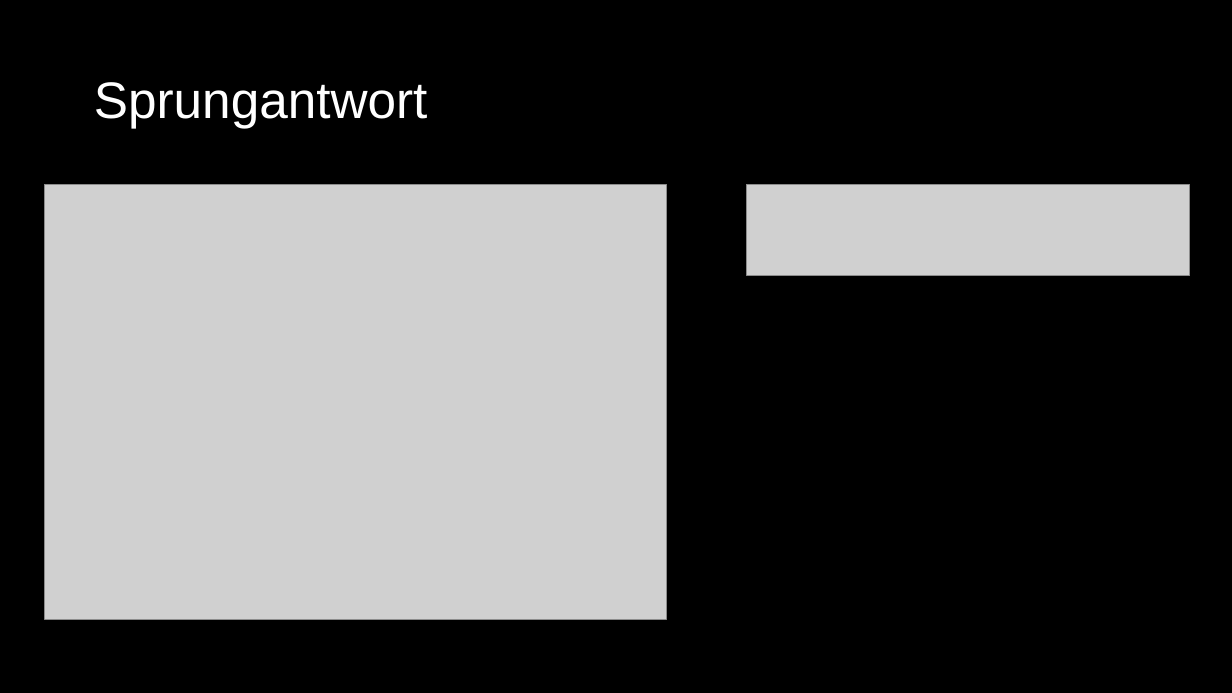
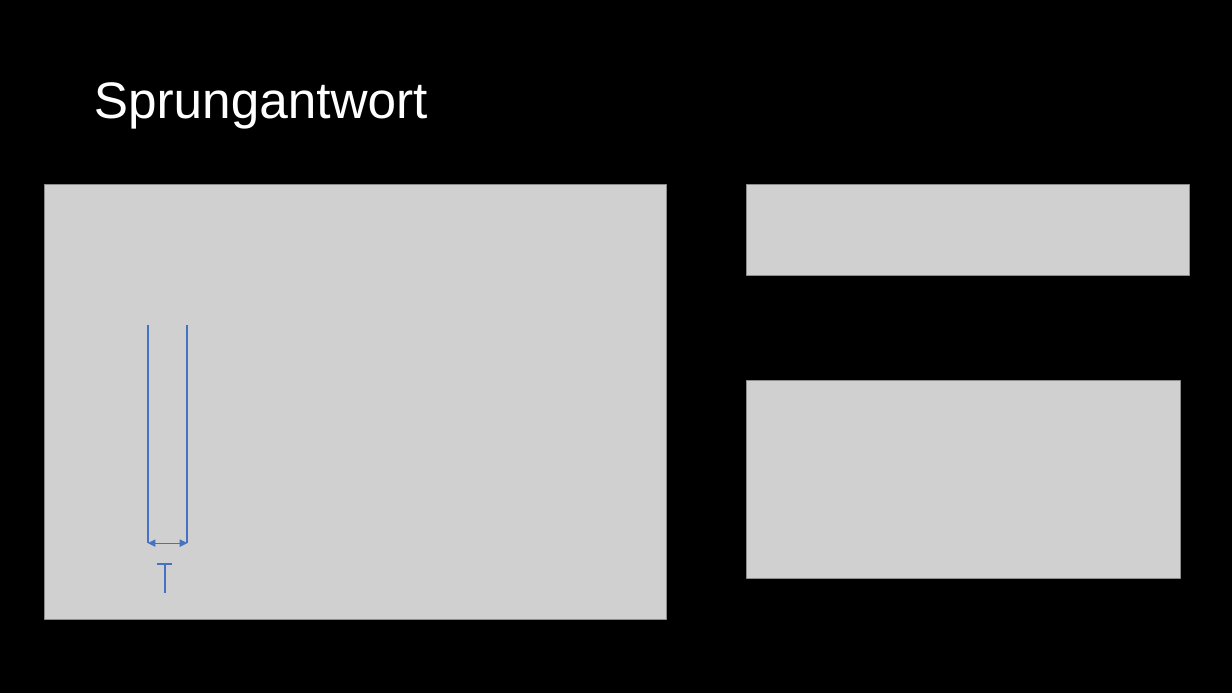
Before and after one commit to walkerdustin/Regelungstechnik2_DaempfungLKW, a slide deck: slide 6 of Projekt_4Aay_DustinWalker.pptx. Drawn at 1232x693 pixels with LibreOffice and Linux fonts; fonts in the diff are those of the drawing; grey boxes stand for pictures. Boxes give left, top, right and bottom in pixels: in the first picture for what was removed or moved away, otherwise in the second. Text is boxed around its words. In the diff, an @@ line names an element or a change of style, - is before the commit and + after.

```diff
--- a/Projekt_4Aay_DustinWalker.pptx
+++ b/Projekt_4Aay_DustinWalker.pptx
@@ line added from (148, 325) to (148, 543), #4472C4 1.5 pt @@
@@ line added from (188, 325) to (188, 543), #4472C4 1.5 pt @@
@@ picture added at (747, 381, 1180, 579) @@
@@ double arrow added from (148, 543) to (188, 543), #4472C4 0.5 pt @@
@@ line added from (157, 564) to (173, 564), #4472C4 1.5 pt @@
@@ line added from (165, 564) to (165, 593), #4472C4 1.5 pt @@
```
Also in this commit, not shown: 10 slides added, 2 other files.
